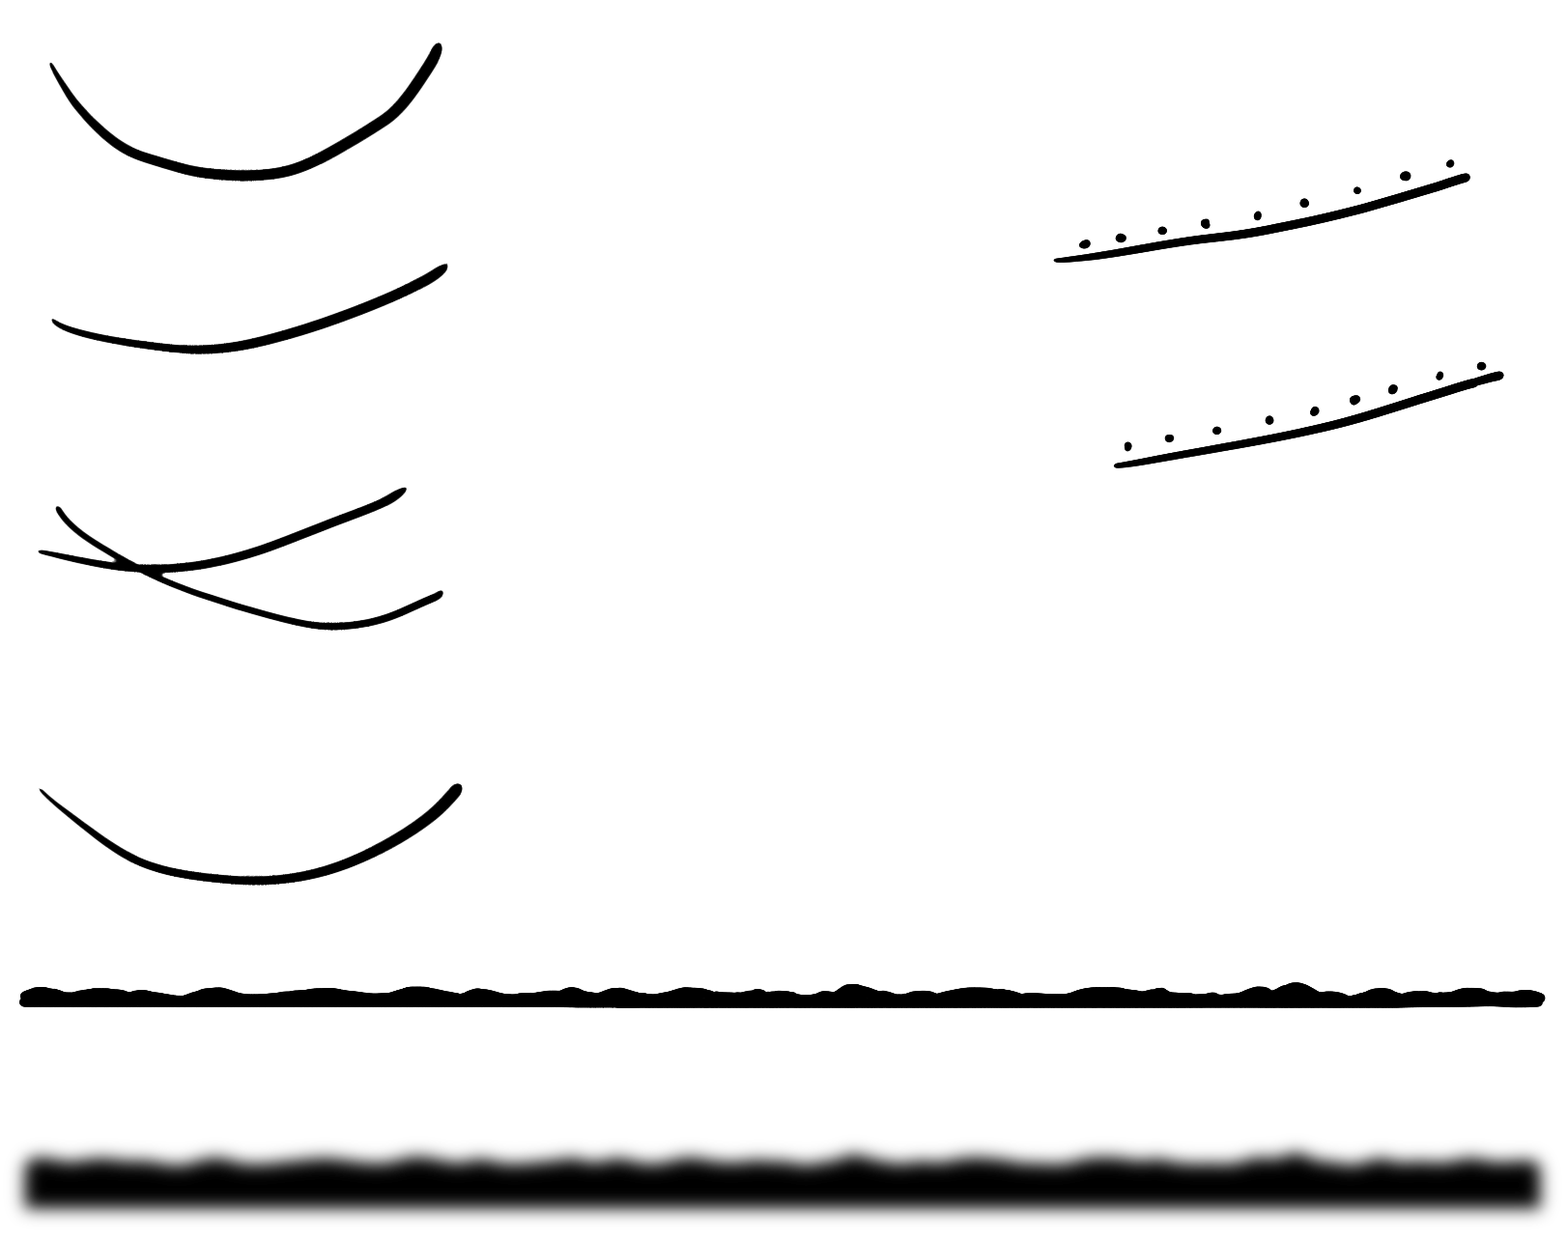
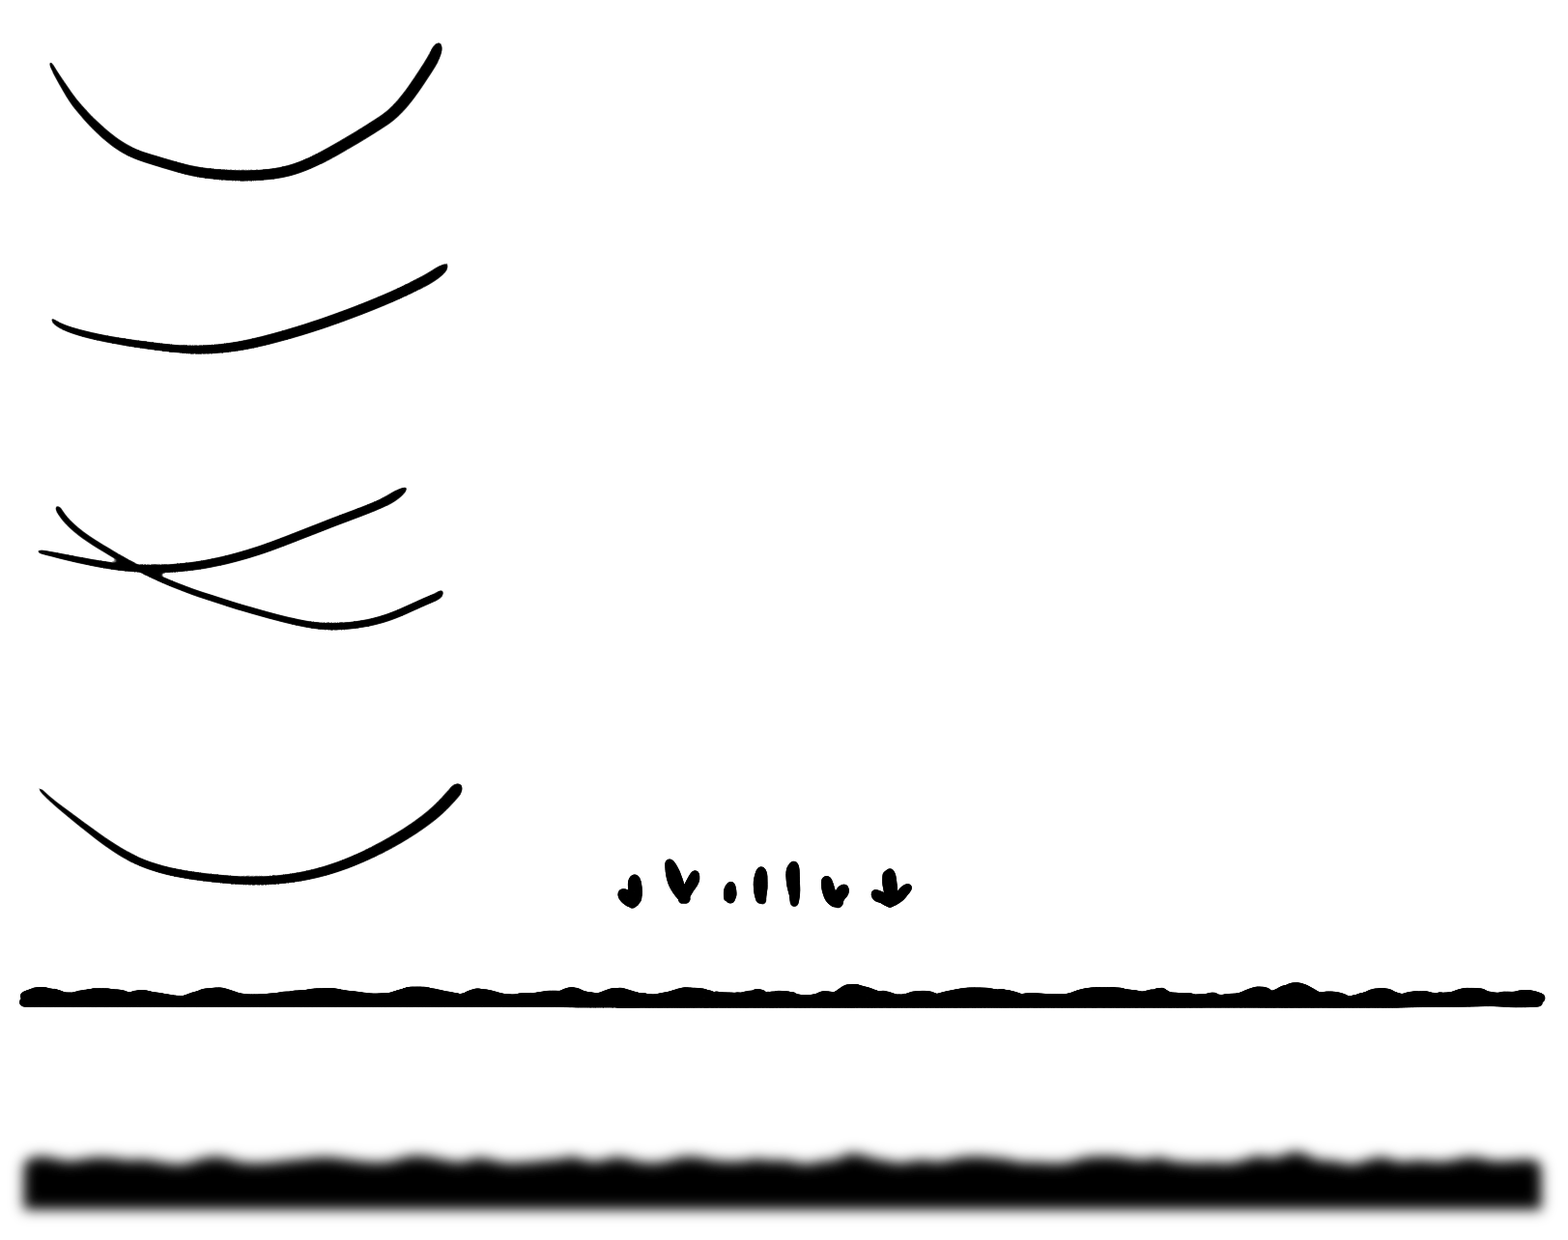
Layers edited between the first and the second 1568px x 1240px image:
added layer "Layer 11" in group "Group 1" over [668, 858, 913, 910]
added layer "Layer 10" in group "Group 1" over [617, 858, 913, 910]
painted on "Layer 9" over [1053, 159, 1505, 469]
painted on "Layer 8 copy" over [7, 1137, 1558, 1226]